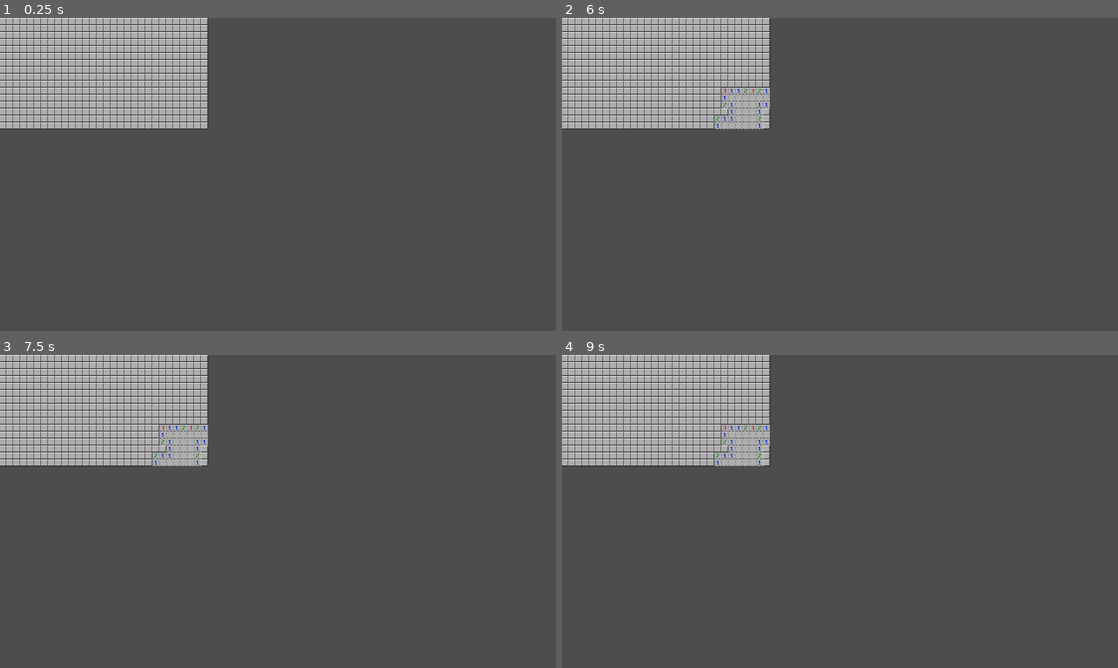
Above: before the commit, frames 1-4 (two rows, left to right).
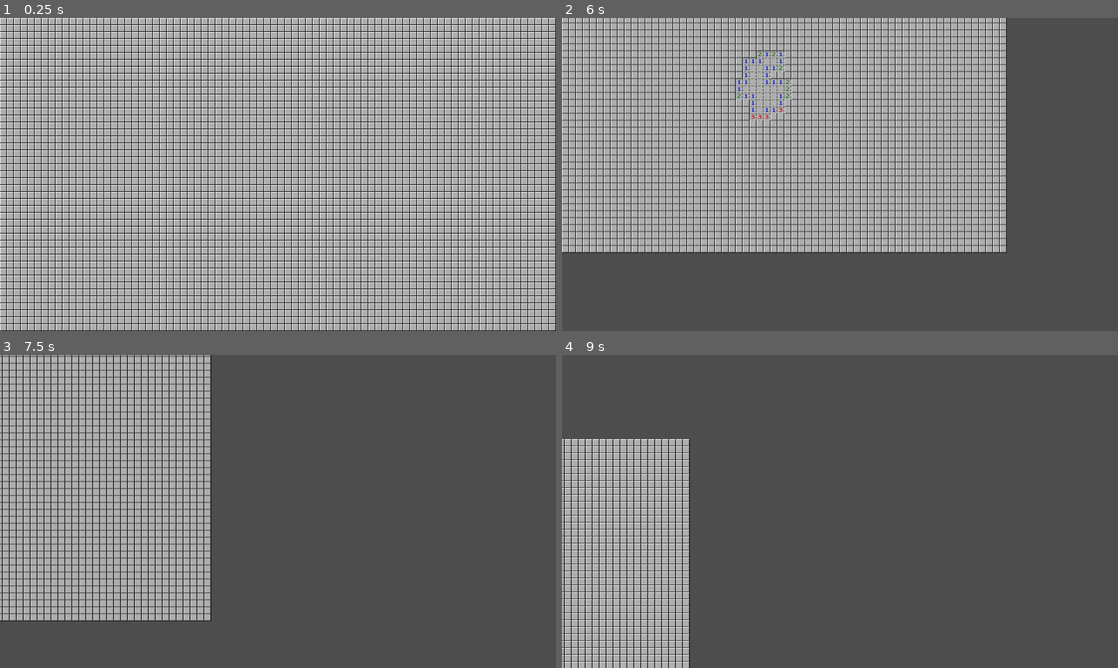
Above: after the commit, the same moments.

Repository: golopogus/overmine
Game: Godot game, scene res://main_scene.tscn
Same seed, same stepped clock (60 frames per second), same inputs: the game is played once before the commit and once after it.
Inputs (mouse positions are in pixels of both pictures, inside the frame that each line leads up to):
- Up to frame 1 (0.25 s): no input
- Up to frame 2 (6 s): tap Enter at 0.5 s; move the mouse to (962, 158) at 0.52 s; hold Middle mouse button (pan, bound only after the commit) 0.53-1.28 s; tap Space (restart) every 0.75 s from 1.25 to 4.25 s; move the mouse to (728, 190) at 1.27 s; click (728, 190) at 1.35 s; tap Middle mouse button (pan, bound only after the commit) at 1.55, 2.85, 4.35 s; move the mouse to (895, 105) at 2.02 s; hold Middle mouse button (pan, bound only after the commit) 2.03-2.78 s; move the mouse to (812, 237) at 2.77 s; move the mouse to (1006, 221) at 3.52 s; hold Middle mouse button (pan, bound only after the commit) 3.53-4.28 s; click (1006, 221) at 3.6 s; move the mouse to (673, 127) at 4.27 s; move the mouse to (867, 174) at 5.02 s; hold Middle mouse button (pan, bound only after the commit) 5.03-5.78 s; move the mouse to (756, 96) at 5.77 s; click (756, 96) at 5.85 s
- Up to frame 3 (7.5 s): tap Middle mouse button (pan, bound only after the commit) at 6.05, 7.35 s; move the mouse to (400, 495) at 6.52 s; hold Middle mouse button (pan, bound only after the commit) 6.53-7.28 s; move the mouse to (166, 527) at 7.27 s
- Up to frame 4 (9 s): move the mouse to (895, 442) at 8.02 s; hold Middle mouse button (pan, bound only after the commit) 8.03-8.78 s; click (895, 442) at 8.1 s; move the mouse to (812, 574) at 8.77 s; tap Middle mouse button (pan, bound only after the commit) at 8.85 s

The runs differ from the first frame. In frame 1, 89% of the frame differs, in the area x 0-100%, y 0-100%; in frame 2, 54%; in frame 3, 26%; in frame 4, 25%.

Commit message:
added panning

Diff:
--- a/overmine/main_scene.gd
+++ b/overmine/main_scene.gd
@@ -1,24 +1,37 @@
 extends Node2D
 
-const grid_size_options = [[8,8],[30,16]]
-var chosen_grid_size = grid_size_options[1]
+const grid_size_options = [[80,45],[50,50]]
+var chosen_grid_size = grid_size_options[0]
+var num_of_chunks = 27
 var initial_pos = Vector2(8,8)
 var x_length
 var y_length
 var midpoint
 var gamestart = false
-var number_of_mines = 99
+var number_of_mines = 720
 var unused_pos = []
+var moveable = false
+var local_mous_pos
+
 #in form of node name: pos, type etc
 # pos = [tile.name, 'unknown' (type), value, true (hidden)]
 var tile_dict = {}
 #PRELOADS
 var tile_load = preload("res://tile.tscn")
-
+var test_load = preload("res://test.tscn")
 func _ready() -> void:
 	spawn_tiles()
+	var viewport_size = get_viewport_rect().size
+	$Camera2D.position = viewport_size/2
+# feed how big visible space is and where to initialize 1st cell
 
-# feed how big visible space is and where to initialize 1st cell
+func _process(delta: float) -> void:
+
+	if moveable == true:
+		var difference = local_mous_pos - get_global_mouse_position()
+		$Camera2D.position += difference
+
+
 func spawn_tiles():
 
 	var x_tiles = chosen_grid_size[0]
@@ -50,6 +63,14 @@
 				pre_click_check(nearest_tile_pos)
 	if Input.is_action_just_pressed("restart"):
 		get_tree().reload_current_scene()
+
+	if Input.is_action_pressed("pan"):
+		if moveable == false:
+			local_mous_pos = get_global_mouse_position()
+		moveable = true
+	if Input.is_action_just_released("pan"):
+		moveable = false
+
 
 func initiate_board(click_pos):
 	gamestart = true
--- a/overmine/main_scene.tscn
+++ b/overmine/main_scene.tscn
@@ -16,4 +16,4 @@
 [node name="tiles" type="Node2D" parent="."]
 
 [node name="Camera2D" type="Camera2D" parent="."]
-position = Vector2(641, 360)
+position = Vector2(450, 192)
--- a/overmine/project.godot
+++ b/overmine/project.godot
@@ -34,6 +34,11 @@
 "events": [Object(InputEventKey,"resource_local_to_scene":false,"resource_name":"","device":-1,"window_id":0,"alt_press …(191 unchanged characters)…
 ]
 }
+pan={
+"deadzone": 0.2,
+"events": [Object(InputEventMouseButton,"resource_local_to_scene":false,"resource_name":"","device":-1,"window_id":0,"alt_pressed":false,"shift_pressed":false,"ctrl_pressed":false,"meta_pressed":false,"button_mask":0,"position":Vector2(0, 0),"global_position":Vector2(0, 0),"factor":1.0,"button_index":3,"canceled":false,"pressed":false,"double_click":false,"script":null)
+]
+}
 
 [rendering]
 
--- /dev/null
+++ b/overmine/test.gd
@@ -0,0 +1,3 @@
+extends Node2D
+func clicked(array):
+	pass
--- /dev/null
+++ b/overmine/test.tscn
@@ -0,0 +1,6 @@
+[gd_scene load_steps=2 format=3 uid="uid://bwsaf8kligb2l"]
+
+[ext_resource type="Script" uid="uid://xc3nr2f14rjo" path="res://test.gd" id="1_37kl0"]
+
+[node name="test" type="Node2D"]
+script = ExtResource("1_37kl0")
Not shown, added: overmine/notes.txt
Not shown, added: overmine/test.gd.uid
